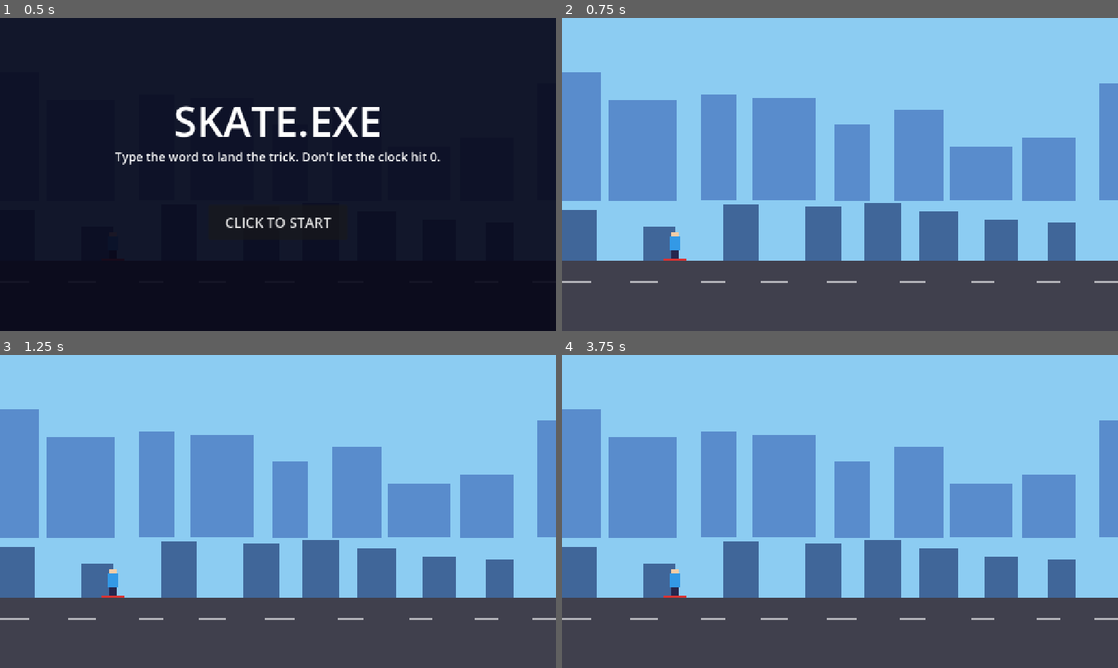
Above: before the commit, frames 1-4 (two rows, left to right).
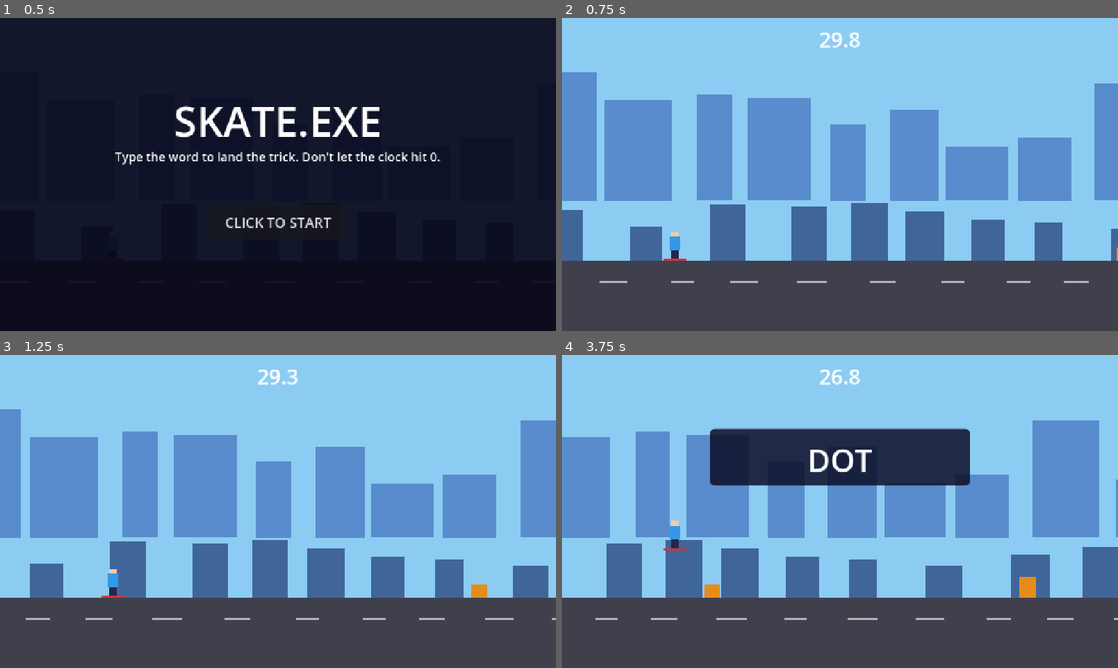
Above: after the commit, the same moments.

Repository: Sleepyad/HackTheFuture
Game: Godot game, scene res://scenes/main.tscn
The game is run twice, just before and just after one commit, with the same random seed, the same clock (stepped at 60 frames per second) and the same inputs.
Inputs:
- Up to frame 1 (0.5 s): no input
- Up to frame 2 (0.75 s): click "CLICK TO START" at 0.5 s
- Up to frame 3 (1.25 s): no input
- Up to frame 4 (3.75 s): tap Enter at 1.25 s

Frame 1 is identical in both runs. In frame 2, 9.9% of the frame differs, in the area x 0-100%, y 4-85%; in frame 3, 21%; in frame 4, 30%.
Error before the commit: Parse Error: Cannot find member "shuffle" in base "PackedStringArray". (res://scripts/game.gd:113)

Commit message:
Fix scrambled_display: PackedStringArray has no shuffle()
Co-Authored-By: Claude Sonnet 5.5 <noreply@anthropic.com>

Diff:
--- a/HackAThon/project.godot
+++ b/HackAThon/project.godot
@@ -10,9 +10,8 @@
 
 [application]
 
+config/name="SkateExe"
 run/main_scene="res://scenes/main.tscn"
-
-config/name="SkateExe"
 config/features=PackedStringArray("4.7", "GL Compatibility")
 config/icon="res://icon.svg"
 
--- a/HackAThon/scripts/game.gd
+++ b/HackAThon/scripts/game.gd
@@ -109,7 +109,7 @@
 # For the HUD: the word as it should be DRAWN during a scramble glitch.
 # The real target_word is never changed, so input checking stays correct.
 func scrambled_display() -> String:
-	var chars := target_word.split("")
+	var chars: Array = Array(target_word.split(""))   # PackedStringArray has no shuffle()
 	chars.shuffle()
 	return "".join(chars)
 
